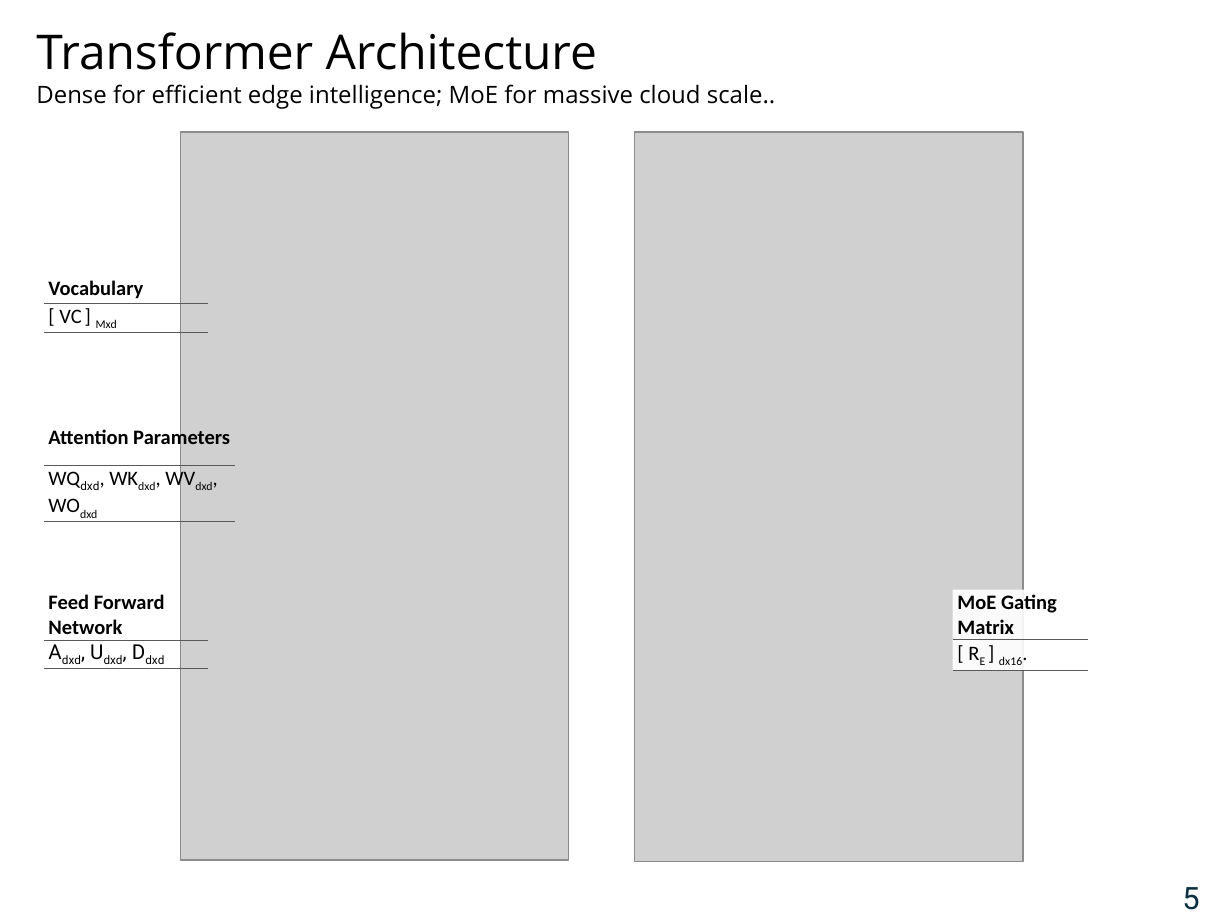
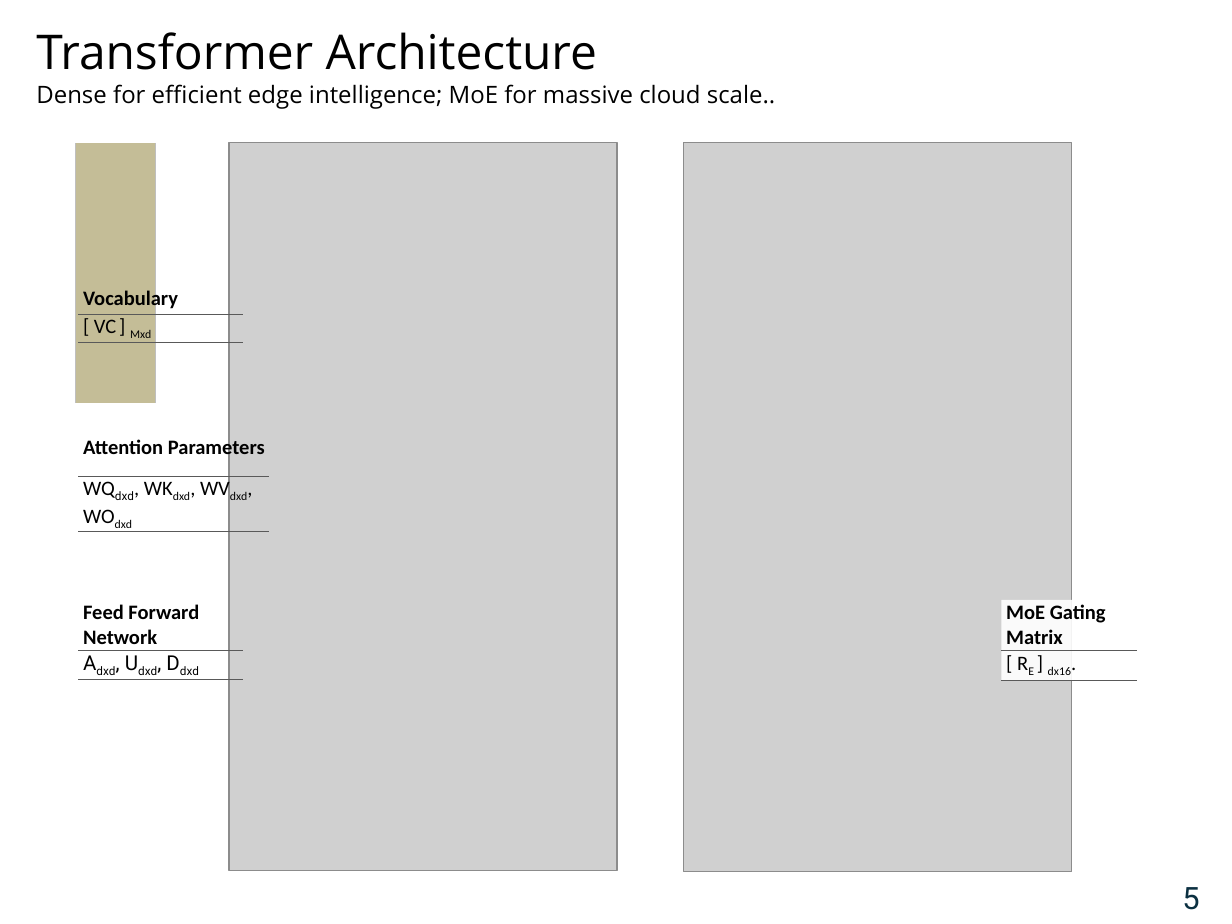
Before and after one commit to navibator/crazy-ai, a slide deck: slide 6 of gemma-v4-0914.pptx. Drawn at 1232x924 pixels with LibreOffice and Linux fonts; fonts in the diff are those of the drawing; grey boxes stand for pictures; background and template pictures are left out. Boxes give left, top, right and bottom in pixels: in the first picture for what was removed or moved away, otherwise in the second. Text is boxed around its words. In the diff, an @@ line names an element or a change of style, - is before the commit and + after.

```diff
--- a/gemma-v4-0914.pptx
+++ b/gemma-v4-0914.pptx
@@ table added at (x1=75, y1=143, x2=155, y2=403), 9 rows, 1 columns @@
+
+
+
+
+
+
+
+
+
@@ table moved from (x1=43, y1=274, x2=208, y2=332) to (x1=79, y1=285, x2=244, y2=342) @@
@@ table moved from (x1=43, y1=409, x2=234, y2=522) to (x1=79, y1=420, x2=270, y2=532) @@
@@ table resized from (x1=43, y1=590, x2=208, y2=673) to (x1=79, y1=600, x2=244, y2=679) @@
@@ 2 pictures, 1 table moved together from (x1=180, y1=132, x2=1088, y2=861) to (x1=229, y1=143, x2=1137, y2=872) @@
```
Also in this commit, not shown: 8 other slides changed.
